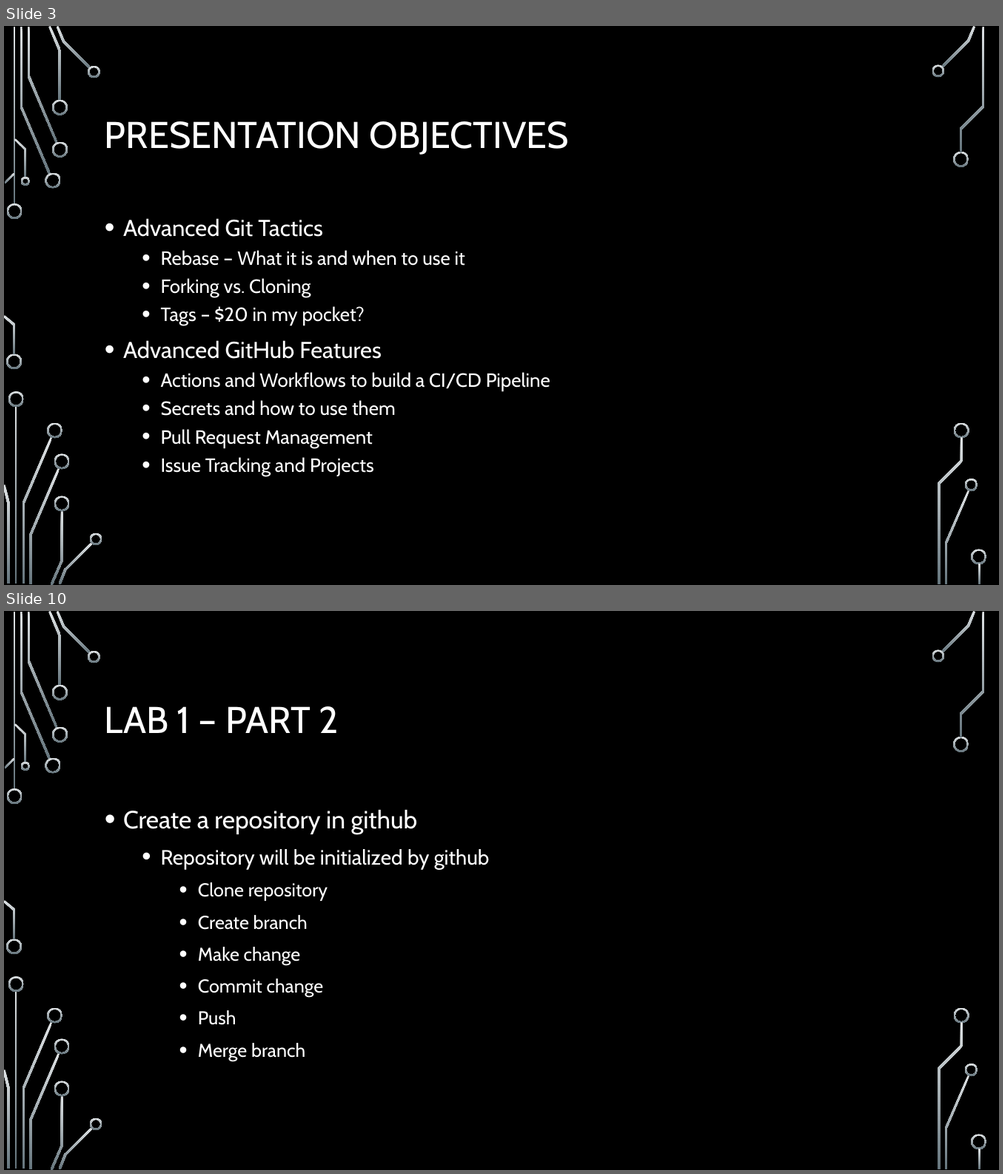
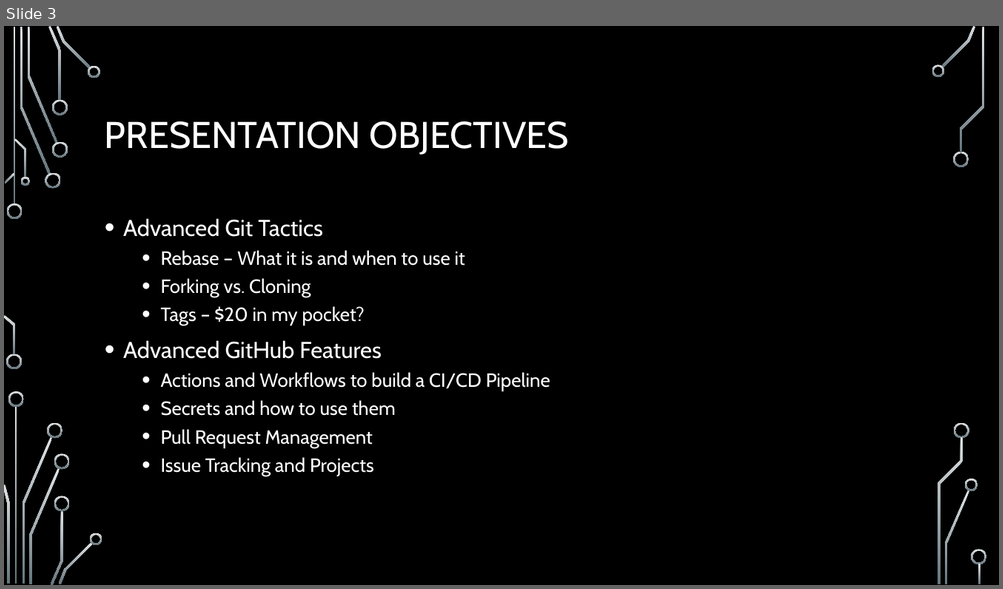
Before and after one commit to onideus/github-101-website, a slide deck: resources/Advanced github topics.pptx. Shown one above the other, each under a label of ours: slides 3 and 10 before the commit, slide 3 after it; the slides between them are not shown. The pictures are 1003x1174 and 1003x589 pixels, drawn with LibreOffice and Linux fonts; fonts in the diff are those of the drawing; background and template pictures are left out. Boxes give left, top, right and bottom in pixels: in the first picture for what was removed or moved away, otherwise in the second. Text is boxed around its words. In the diff, an @@ line names an element or a change of style, - is before the commit and + after.

```diff
--- a/resources/Advanced github topics.pptx
+++ b/resources/Advanced github topics.pptx
@@ slide 10 removed at box(4, 611, 999, 1170), background picture (left out); not listed: 36 template elements that a slide beside it also shows @@
@@ title removed at box(105, 706, 338, 733) @@
-LAB 1 – PART 2
@@ text removed at box(123, 809, 489, 1062) @@
-• Create a repository in github
-  • Repository will be initialized by github
-    • Clone repository
-    • Create branch
-    • Make change
-    • Commit change
-    • Push
-    • Merge branch
```
Also in this commit, not shown: 3 slides changed, 12 slides added, 14 other slides removed, 2 other files.
